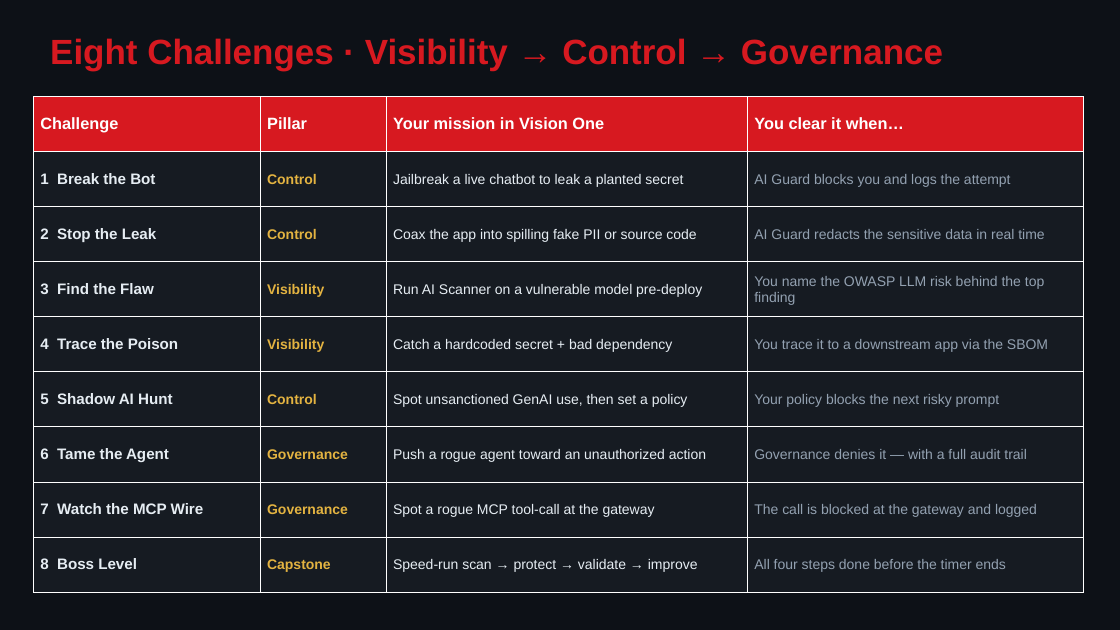
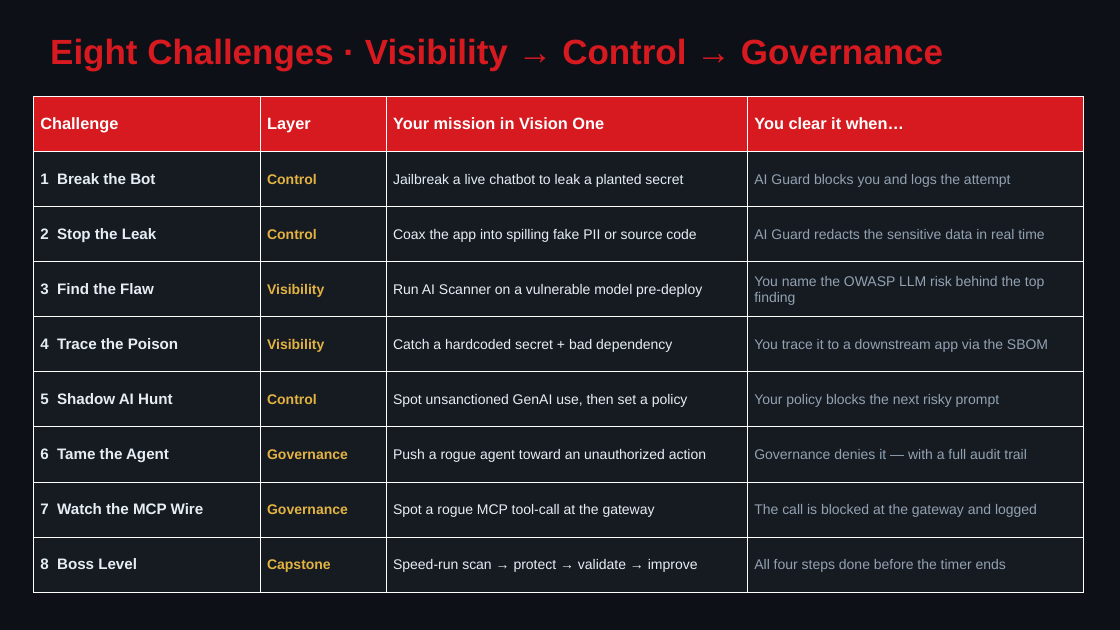
Before and after one commit to girdav01/AIDemo, a slide deck: slide 4 of dist/AI4_VisionOne_Challenge_BoothScreen.pptx. Drawn at 1120x630 pixels with LibreOffice and Linux fonts; fonts in the diff are those of the drawing. Boxes give left, top, right and bottom in pixels: in the first picture for what was removed or moved away, otherwise in the second. Text is boxed around its words. In the diff, an @@ line names an element or a change of style, - is before the commit and + after.

```diff
--- a/dist/AI4_VisionOne_Challenge_BoothScreen.pptx
+++ b/dist/AI4_VisionOne_Challenge_BoothScreen.pptx
@@ table at box(34, 97, 1084, 592) @@
-row 1, column 2: Pillar
+row 1, column 2: Layer
```
Also in this commit, not shown: 2 other slides changed, 25 other files.
